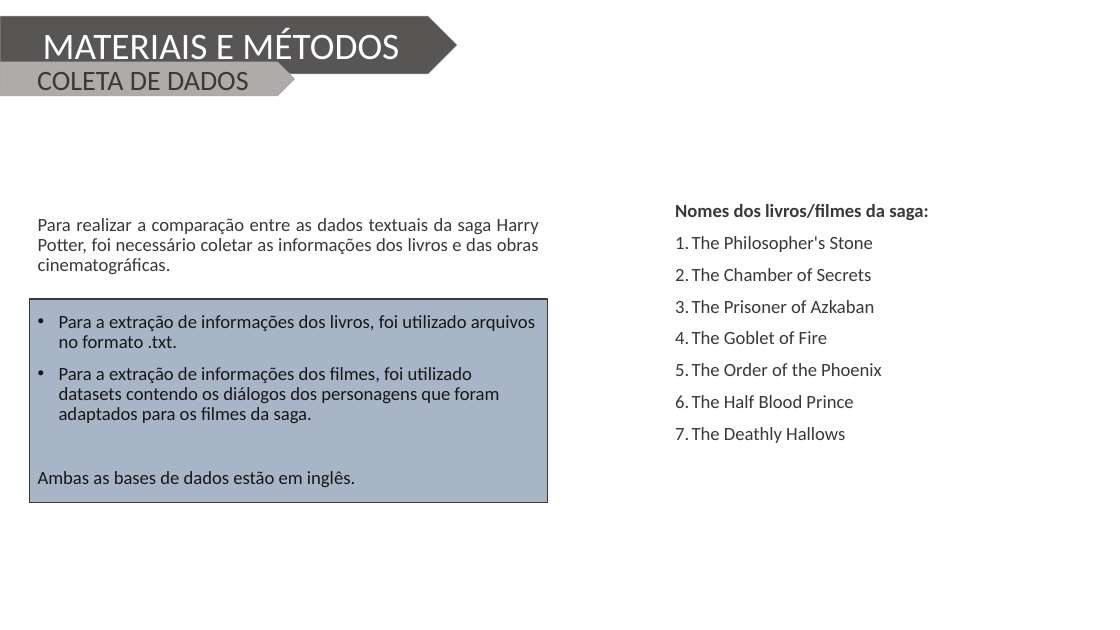
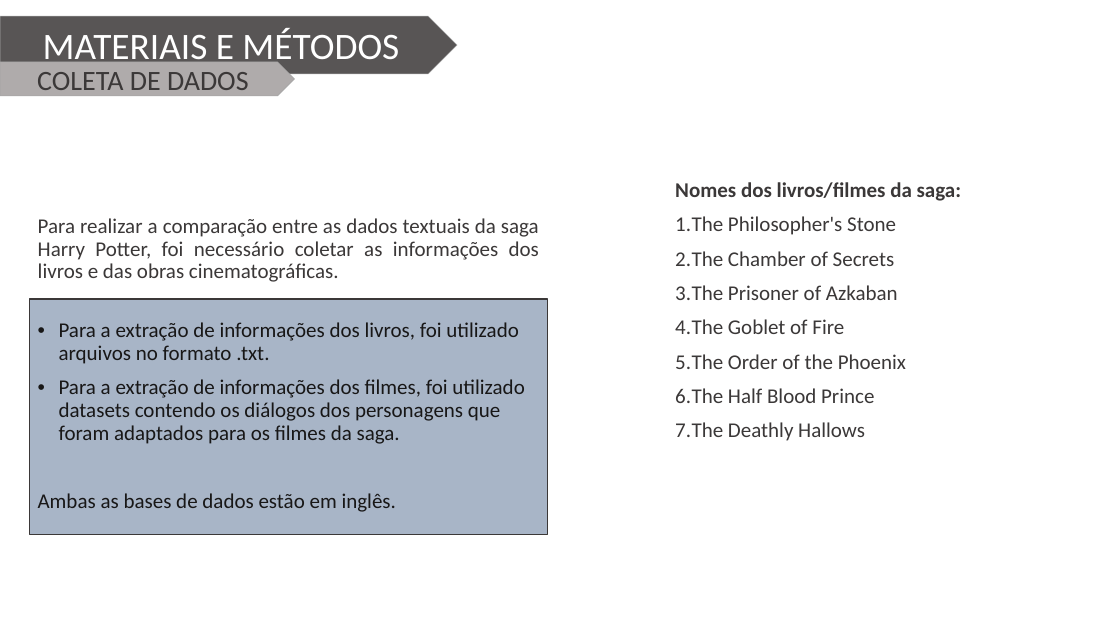
Before and after one commit to Wiryco/Natural-Language-Analysis-And-Processing, a slide deck: slide 5 of Apresentação/Apresentação TCC - Vinícius Andrade Lopes.pptx. Drawn at 1120x630 pixels with LibreOffice and Linux fonts; fonts in the diff are those of the drawing; background and template pictures are left out. Boxes give left, top, right and bottom in pixels: in the first picture for what was removed or moved away, otherwise in the second. Text is boxed around its words. In the diff, an @@ line names an element or a change of style, - is before the commit and + after.

```diff
--- a/Apresentação/Apresentação TCC - Vinícius Andrade Lopes.pptx
+++ b/Apresentação/Apresentação TCC - Vinícius Andrade Lopes.pptx
@@ size 16 to 18 pt in 3 elements at [38,218,539,282], [29,299,548,534], [675,182,961,441] @@
@@ text "Nomes dos livros/filmes da saga:": place and size @@
-text "Nomes dos livros/filmes da saga:" at [675,204,928,443]
+text "Nomes dos livros/filmes da saga:" at [675,182,961,441]
@@ rectangle "Para a extração de informações ...": place and size @@
-rectangle "Para a extração de informações ..." at [29,299,548,502]
+rectangle "Para a extração de informações ..." at [29,299,548,534]
```
Also in this commit, not shown: 7 other slides changed, 1 slide added.
